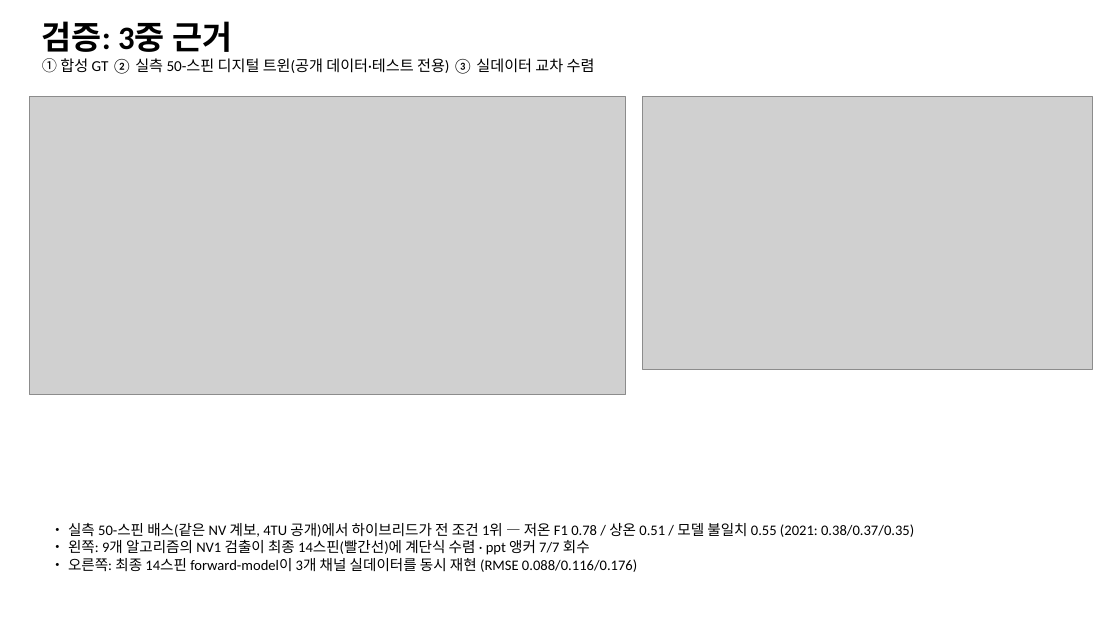
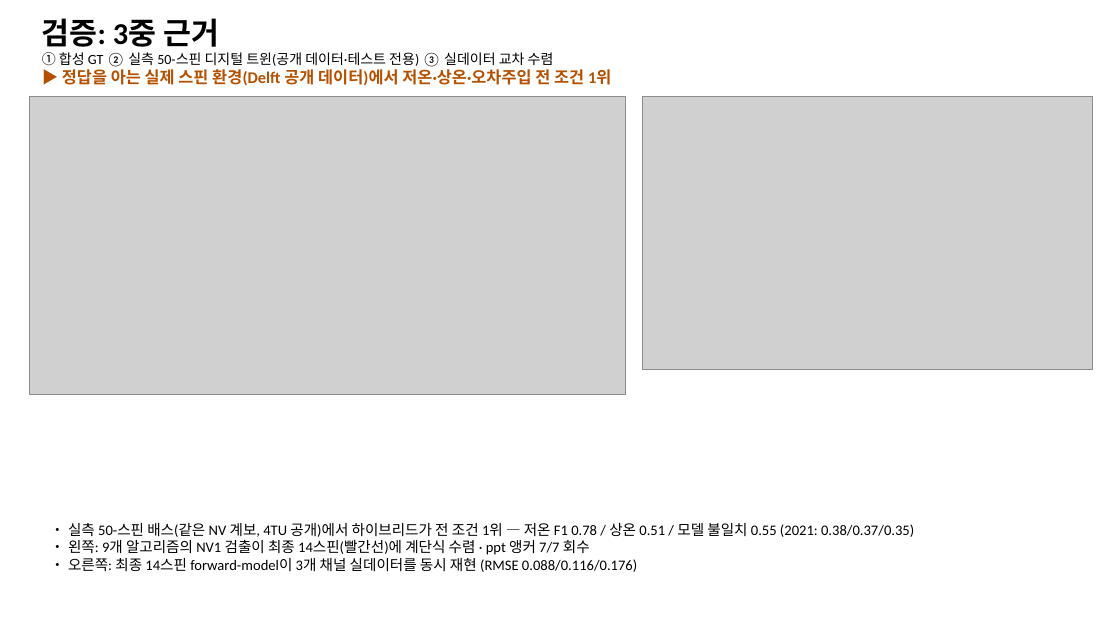
Before and after one commit to woodoleexdots/dl_cdetect, a slide deck: slide 6 of results/NV_C13_hybrid_slides.pptx (slide 5 before the commit). Drawn at 1120x630 pixels with LibreOffice and Linux fonts; fonts in the diff are those of the drawing; grey boxes stand for pictures. Boxes give left, top, right and bottom in pixels: in the first picture for what was removed or moved away, otherwise in the second. Text is boxed around its words. In the diff, an @@ line names an element or a change of style, - is before the commit and + after.

```diff
--- a/results/NV_C13_hybrid_slides.pptx
+++ b/results/NV_C13_hybrid_slides.pptx
@@ text at <box>42,18,554,67</box>: size 28 to 26 pt in "검증: 3중 근거"; size 13 to 12 pt in "① 합성 GT ② 실측 50-스핀 디지털 ..." @@
@@ text at <box>62,69,611,86</box>: paragraph added @@
+▶ 정답을 아는 실제 스핀 환경(Delft 공개 데이터)에서 저온·상온·오차주입 전 조건 1위
```
Also in this commit, not shown: 9 other slides changed, 1 slide added, 5 other files.
